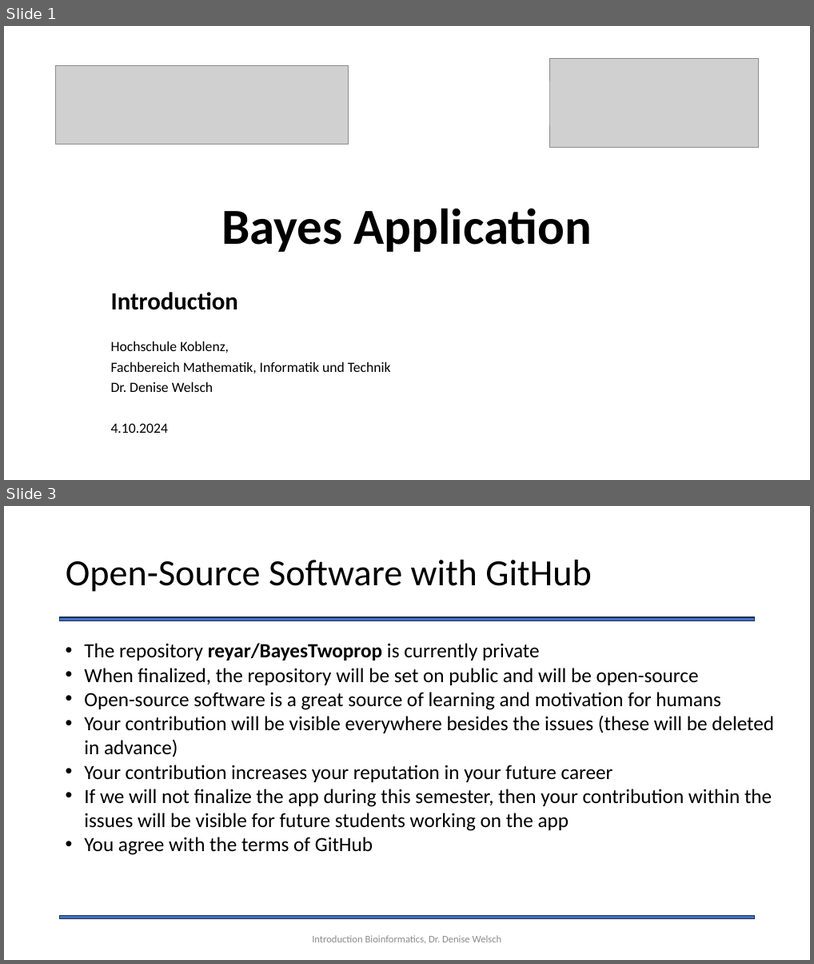
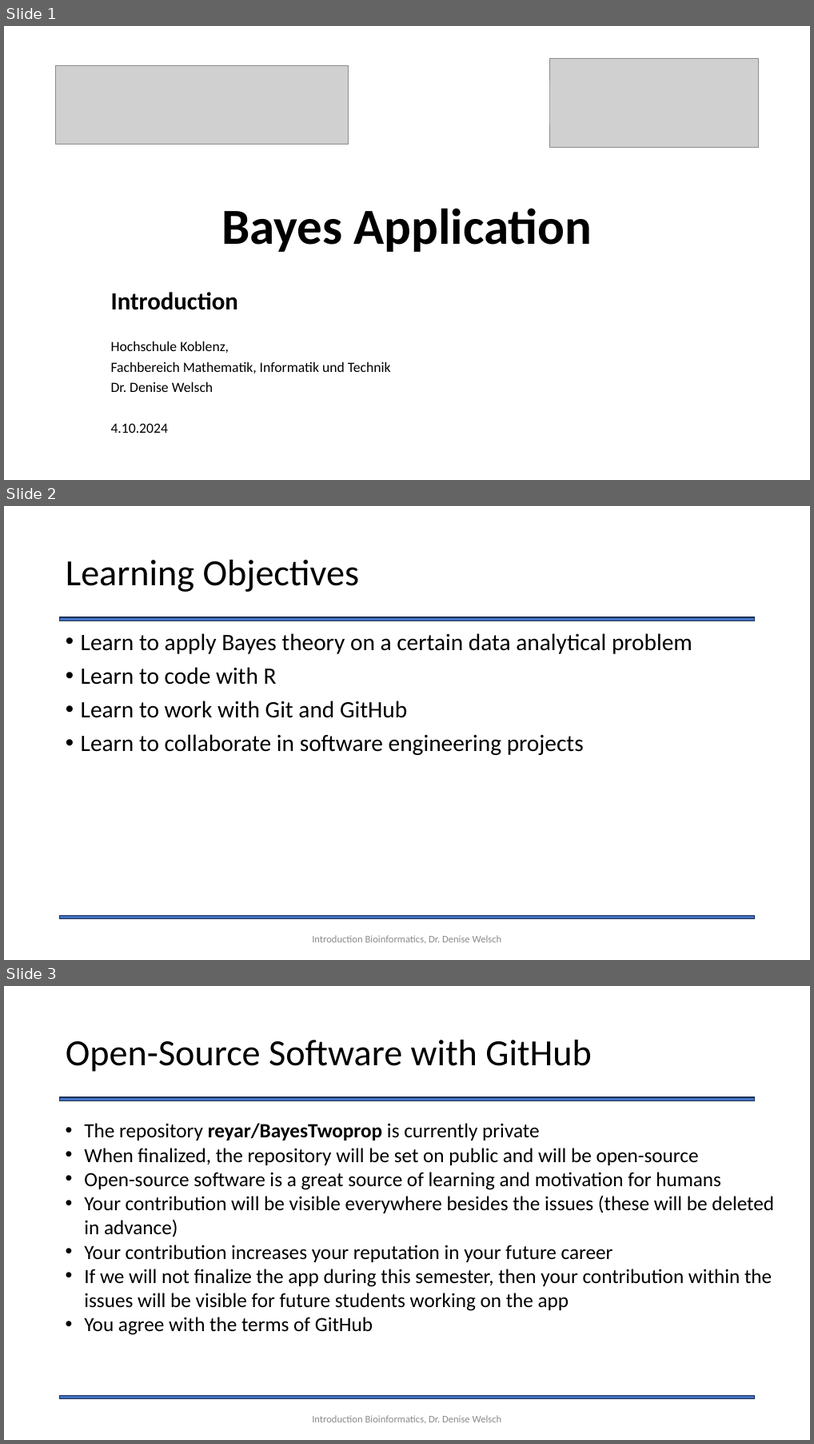
Before and after one commit to Statsomat/BayesTwoProp, a slide deck: documents/Introduction.pptx. Shown one above the other, each under a label of ours: slides 1 and 3 before the commit, slides 1, 2 and 3 after it; the slides between them are not shown. The pictures are 814x964 and 814x1444 pixels, drawn with LibreOffice and Linux fonts; fonts in the diff are those of the drawing; grey boxes stand for pictures. Boxes give left, top, right and bottom in pixels: in the first picture for what was removed or moved away, otherwise in the second. Text is boxed around its words. In the diff, an @@ line names an element or a change of style, - is before the commit and + after.

```diff
--- a/documents/Introduction.pptx
+++ b/documents/Introduction.pptx
@@ slide 2 added at box(4, 506, 810, 960), background #FFFFFF; not listed: 2 template elements that a slide beside it also shows @@
@@ title added at box(66, 560, 360, 592), 44 pt, text #000000 @@
+Learning Objectives
@@ text added at box(81, 633, 693, 755), 28 pt, text #000000 @@
+• Learn to apply Bayes theory on a certain data analytical problem
+• Learn to code with R
+• Learn to work with Git and GitHub
+• Learn to collaborate in software engineering projects
@@ text added at box(312, 935, 502, 943), 12 pt, text #8C8C8C @@
+Introduction Bioinformatics, Dr. Denise Welsch
```
Also in this commit, not shown: 1 other file.
